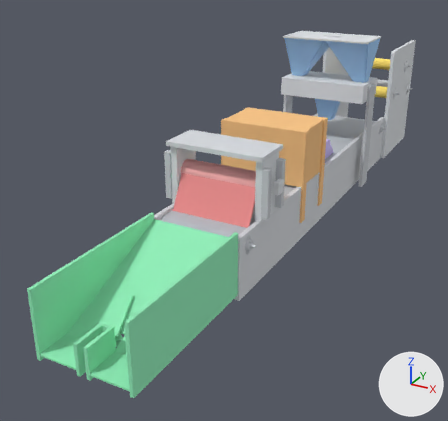
The glTF model public/modelo/maquina.glb: old version first, new version second.
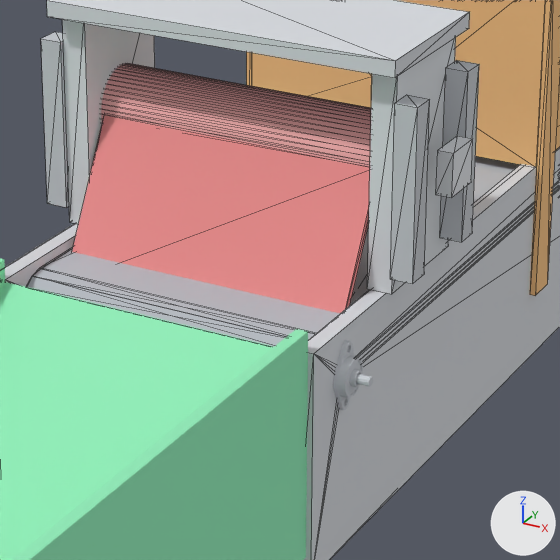
There are two pictures of each version: one whole from a camera (50 mm lens) standing at (0.855, -2.047, 0.962) and looking at (-0.154, -0.213, 0.044), one close up on the part from 34% to 69% of the width and 34% to 70% of the height. Lighting does not change. The marker at lower right points along +X, +Y and +Z. The older version's two pictures come first. The close-ups show mesh edges as thin lines. Vertices at exactly the same position are counted once.

Objects in the first close-up: 'Esteira_laterais', 'Esteira_lona', 'Esteira_rolos', 'Selagem_final_chapa', 'Selagem_final_laterais', 'Selagem_final_mancais', 'Selagem_final_rolo', 'Selagem_final_tampa', 'Selagem_final_travas', 'Selagem_horizontal', 'Separador_de_itens'.
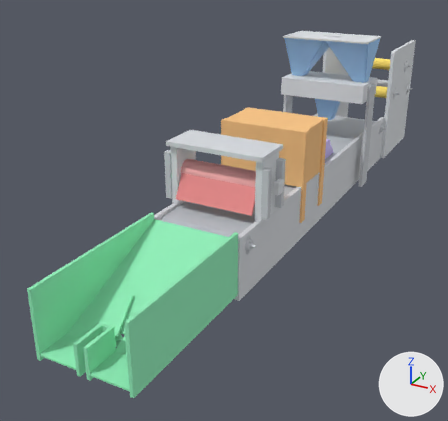
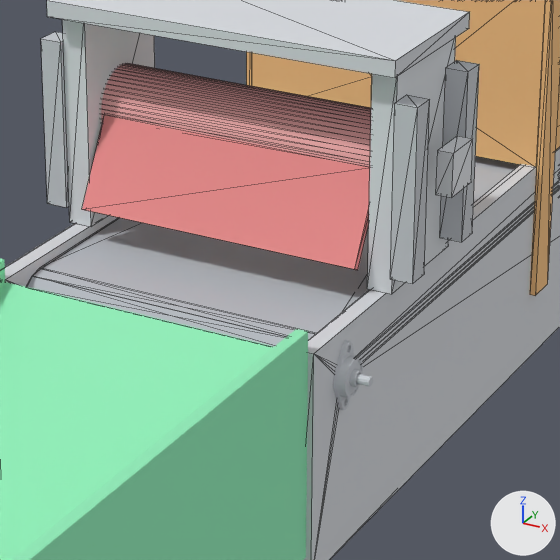
Where the change shows, as pixel boxes (x1, y1, x2, y2) in the close-ups (560 x 560 px):
'Selagem_final_chapa', reshaped: before (72, 115, 370, 313); after (82, 115, 370, 270)

The change, as a diff of the scene's bpy script:
```diff
--- a/public/modelo/maquina.glb.py
+++ b/public/modelo/maquina.glb.py
@@ me_selagem_final_chapa @@
 # used by ob_selagem_final_chapa; location = (0.0, 0.0, 0.0)
 # before: 0 (-0.13, -0.591, 0.163), 1 (-0.13, -0.597, 0.166), 4 (0.13, -0.591, 0.163), 5 (0.13, -0.597, 0.166)
-me_selagem_final_chapa.from_pydata(...)  # 8 vertices, 12 faces; spans x -0.13..0.13, y -0.597..-0.52, z 0.163..0.299
+me_selagem_final_chapa.from_pydata(...)  # 8 vertices, 12 faces; spans x -0.13..0.13, y -0.566..-0.52, z 0.22..0.299
+# me_selagem_final_chapa part 1
+for i in [0, 1, 4, 5]: me_selagem_final_chapa.vertices[i].co += Vector((0.0, 0.031, 0.057))
 me_selagem_final_chapa.materials.append(mat_tinta)
```
